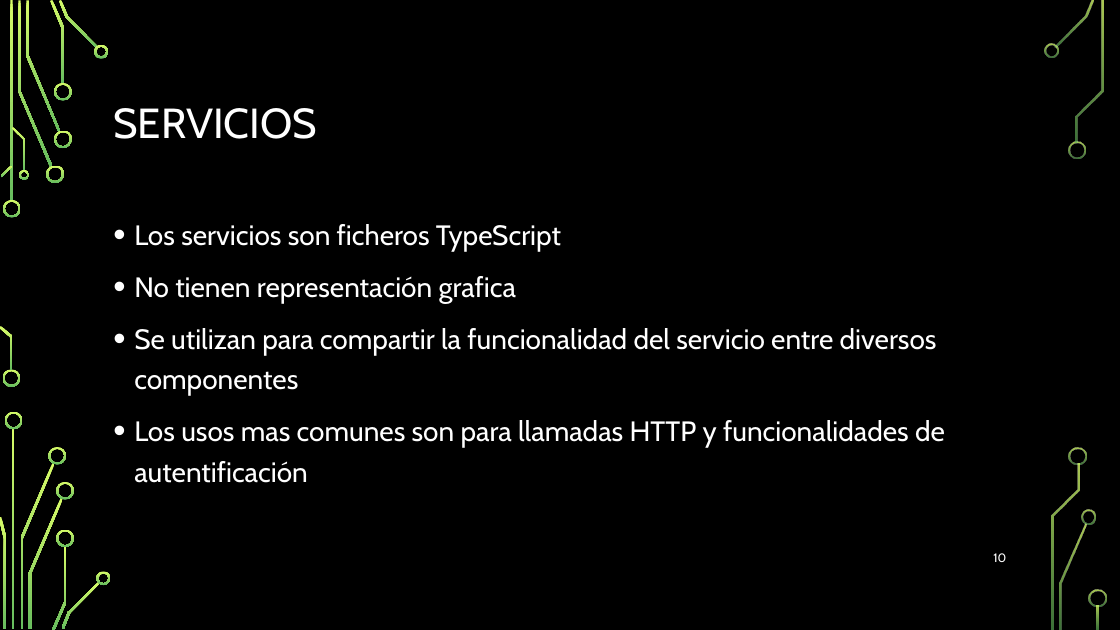
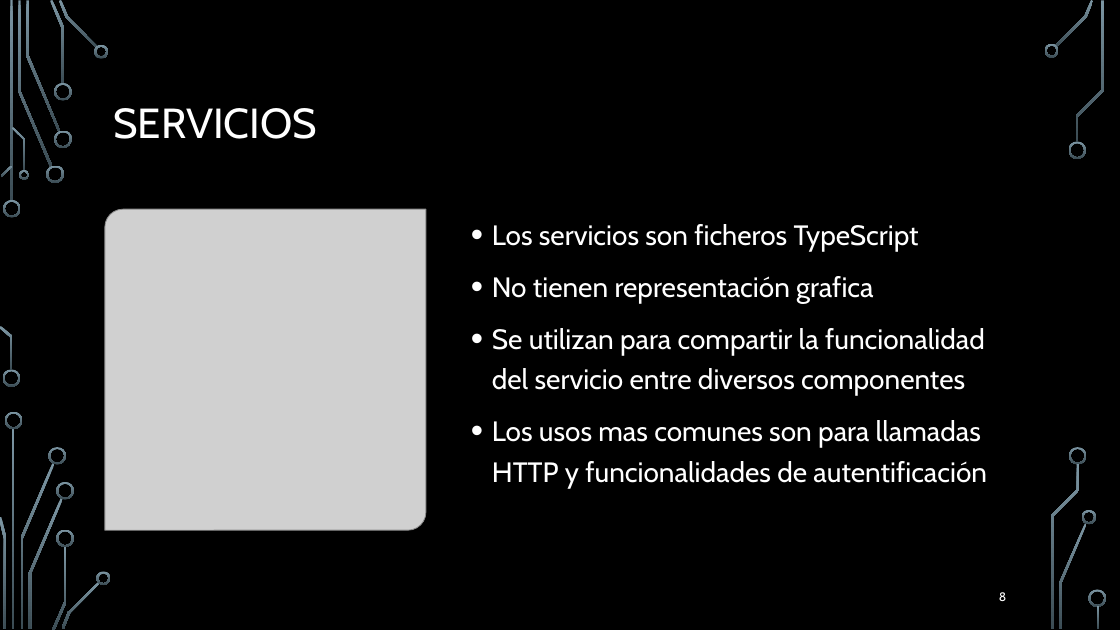
Before and after one commit to Hollex28/TFG-Proyecto_2019-2020, a slide deck: slide 8 of Presentacion del TFG.pptx (slide 10 before the commit). Drawn at 1120x630 pixels with LibreOffice and Linux fonts; fonts in the diff are those of the drawing; grey boxes stand for pictures; background and template pictures are left out. Boxes give left, top, right and bottom in pixels: in the first picture for what was removed or moved away, otherwise in the second. Text is boxed around its words. In the diff, an @@ line names an element or a change of style, - is before the commit and + after.

```diff
--- a/Presentacion del TFG.pptx
+++ b/Presentacion del TFG.pptx
@@ fill gradient #D8FC68 to #66BD5F to gradient #7C96A3 to #3B4C54 in 36 elements at <box>3,200,21,218</box>, <box>3,370,20,387</box>, <box>18,1,52,167</box>, <box>46,166,64,183</box>, <box>26,1,60,132</box>, <box>50,0,65,84</box>, <box>54,130,71,148</box>, <box>54,83,71,101</box>, <box>59,0,97,49</box>, <box>94,45,109,58</box>, <box>1,166,13,177</box>, <box>0,326,13,371</box>, <box>12,127,25,171</box>, <box>18,170,29,180</box>, <box>13,429,15,629</box>, <box>20,463,54,628</box>, <box>5,412,23,429</box>, <box>0,517,6,628</box>, <box>49,447,66,465</box>, <box>29,498,63,629</box>, <box>52,546,66,630</box>, <box>56,482,74,500</box>, <box>56,529,74,547</box>, <box>61,581,100,629</box>, <box>97,571,111,585</box>, <box>1055,0,1094,47</box>, <box>1044,44,1059,58</box>, <box>1069,141,1086,159</box>, <box>1060,523,1087,629</box>, <box>1082,510,1096,524</box>, <box>1076,1,1104,143</box>, <box>1070,447,1087,465</box>, <box>1051,464,1080,629</box>, <box>1089,590,1107,607</box>, <box>1097,606,1100,629</box>, <box>10,1,13,202</box> @@
@@ picture added at <box>105,209,426,530</box> @@
@@ text "Los servicios son ficheros TypeScript" rewrapped from <box>134,224,945,483</box> to <box>492,224,987,488</box> @@
@@ page number at <box>999,592,1006,601</box>: text changed @@
-10
+8
```
Also in this commit, not shown: 11 other slides changed, 3 slides added, 12 slides removed.
